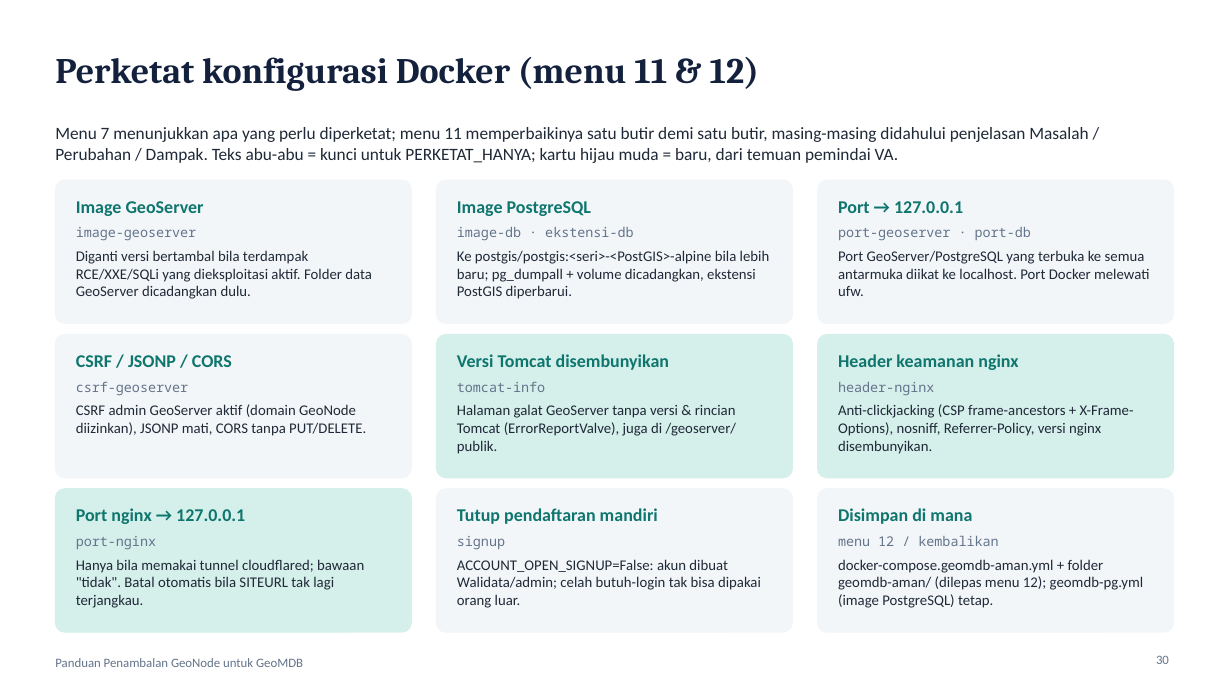
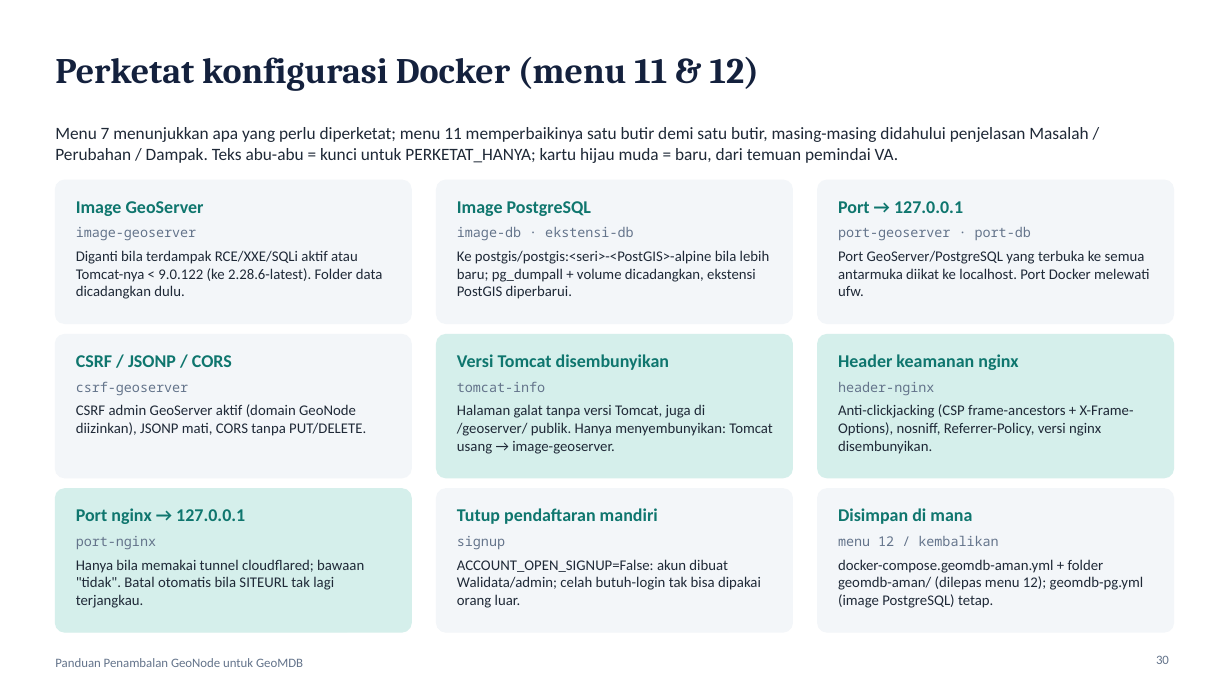
Before and after one commit to hariHK1/geonode-tambal-preserve, a slide deck: slide 30 of docs/Panduan-Penambalan-GeoNode-GeoMDB.pptx. Drawn at 1232x693 pixels with LibreOffice and Linux fonts; fonts in the diff are those of the drawing. Boxes give left, top, right and bottom in pixels: in the first picture for what was removed or moved away, otherwise in the second. Text is boxed around its words. In the diff, an @@ line names an element or a change of style, - is before the commit and + after.

```diff
--- a/docs/Panduan-Penambalan-GeoNode-GeoMDB.pptx
+++ b/docs/Panduan-Penambalan-GeoNode-GeoMDB.pptx
@@ text at bbox=[76, 250, 383, 299]: text changed @@
-Diganti versi bertambal bila terdampak RCE/XXE/SQLi yang dieksploitasi aktif. Folder data GeoServer dicadangkan dulu.
+Diganti bila terdampak RCE/XXE/SQLi aktif atau Tomcat-nya < 9.0.122 (ke 2.28.6-latest). Folder data dicadangkan dulu.
@@ text at bbox=[457, 404, 772, 454]: text changed @@
-Halaman galat GeoServer tanpa versi & rincian Tomcat (ErrorReportValve), juga di /geoserver/ publik.
+Halaman galat tanpa versi Tomcat, juga di /geoserver/ publik. Hanya menyembunyikan: Tomcat usang → image-geoserver.
```
Also in this commit, not shown: 3 other slides changed, 2 other files.
